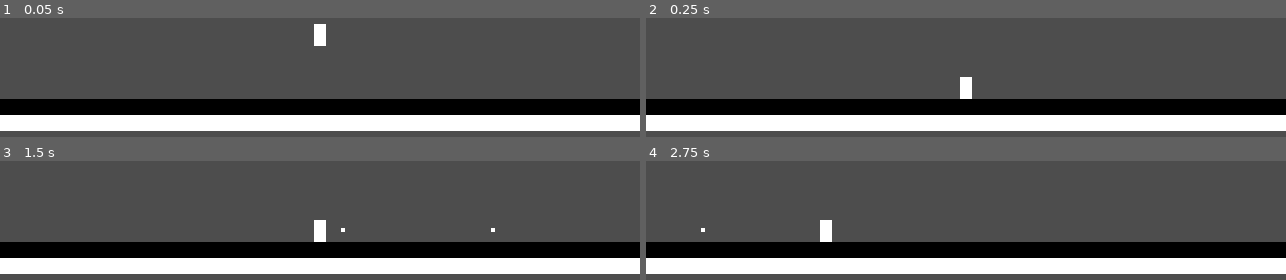
Above: before the commit, frames 1-4 (two rows, left to right).
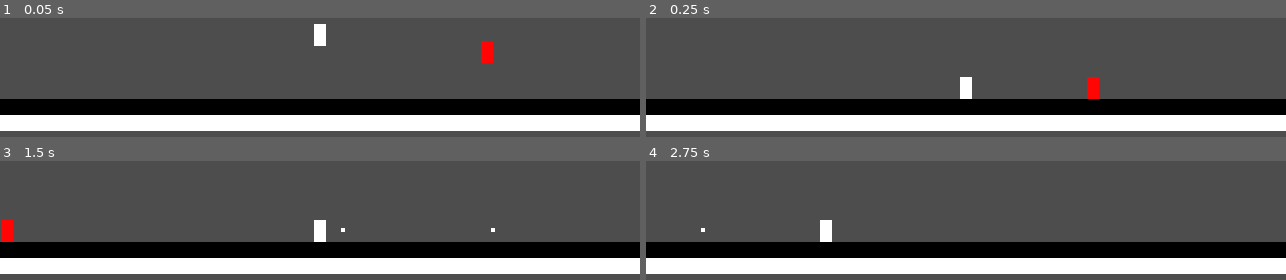
Above: after the commit, the same moments.

Repository: joashneves/RunAndShooter
Game: Godot game, scene res://Scene/Cena/Level.tscn
Two runs of this game, one before a commit and one after it. Both use one fixed random seed, a clock stepped at 60 frames per second and the inputs below.
Inputs (mouse positions are in pixels of both pictures, inside the frame that each line leads up to):
- Up to frame 1 (0.05 s): no input
- Up to frame 2 (0.25 s): no input
- Up to frame 3 (1.5 s): move the mouse to (460, 174) at 0.52 s; hold D (tecla_direita) from 0.53 s (still down); click (460, 174) at 0.6 s; tap Space (pular) at 0.77 s; move the mouse to (192, 209) at 1.27 s; click (192, 209) at 1.35 s
- Up to frame 4 (2.75 s): tap Space (pular) at 1.52 s; move the mouse to (outside the picture) at 2.02 s; release D (tecla_direita) at 2.03 s; hold Left (tecla_esquerda) from 2.03 s (still down); click (outside the picture) at 2.1 s

The runs differ from the first frame. In frame 1, 0.3% of the frame differs, in the area x 75-78%, y 19-38%; in frame 2, 0.3%; in frame 3, 0.3%; in frame 4, nothing differs.

Commit message:
cria o inimigo

Diff:
--- a/Scene/Cena/Level.tscn
+++ b/Scene/Cena/Level.tscn
@@ -3,6 +3,7 @@
 [ext_resource type="PackedScene" uid="uid://dkxp38m4xj7dk" path="res://Scene/Player/player.tscn" id="1_3j58g"]
 [ext_resource type="Texture2D" uid="uid://cpa55wjgwhnym" path="res://Assets/Sprite-0001.png" id="2_3j58g"]
 [ext_resource type="PackedScene" uid="uid://dsyp22l6y0mkb" path="res://Scene/Camera/camera_de_level.tscn" id="3_hd250"]
+[ext_resource type="PackedScene" uid="uid://wjvpxhewn7yp" path="res://Scene/Inimigos/Inimigo_base/inimigo.tscn" id="4_3o5mm"]
 
 [sub_resource type="RectangleShape2D" id="RectangleShape2D_3j58g"]
 size = Vector2(16, 16)
@@ -13,8 +14,12 @@
 position = Vector2(0, -9)
 
 [node name="StaticBody2D2" type="StaticBody2D" parent="." unique_id=1379029840]
+light_mask = 3
+visibility_layer = 3
 position = Vector2(1312.0001, 33)
 scale = Vector2(188.82195, 1)
+collision_layer = 3
+collision_mask = 3
 
 [node name="Sprite2D" type="Sprite2D" parent="StaticBody2D2" unique_id=516131244]
 texture = ExtResource("2_3j58g")
@@ -24,3 +29,6 @@
 
 [node name="CameraDeLevel" parent="." unique_id=669598116 node_paths=PackedStringArray("alvo") instance=ExtResource("3_hd250")]
 alvo = NodePath("../Player")
+
+[node name="Inimigo" parent="." unique_id=144424640 instance=ExtResource("4_3o5mm")]
+position = Vector2(87, 0)
--- /dev/null
+++ b/Scene/Inimigos/Inimigo_base/inimigo.tscn
@@ -0,0 +1,36 @@
+[gd_scene format=3 uid="uid://wjvpxhewn7yp"]
+
+[ext_resource type="Texture2D" uid="uid://bvirc5jq070d8" path="res://Assets/player_temp.png" id="1_37wxc"]
+[ext_resource type="Script" uid="uid://dllqig3lermqi" path="res://Scene/Inimigos/Inimigo_base/inimigo_base.gd" id="1_pfh8l"]
+
+[sub_resource type="SpriteFrames" id="SpriteFrames_3o5mm"]
+animations = [{
+"frames": [{
+"duration": 1.0,
+"texture": ExtResource("1_37wxc")
+}],
+"loop": true,
+"name": &"default",
+"speed": 5.0
+}]
+
+[sub_resource type="RectangleShape2D" id="RectangleShape2D_3o5mm"]
+size = Vector2(6, 11)
+
+[node name="Inimigo" type="CharacterBody2D" unique_id=144424640]
+collision_layer = 2
+collision_mask = 2
+script = ExtResource("1_pfh8l")
+
+[node name="AnimatedSprite2D" type="AnimatedSprite2D" parent="." unique_id=2028544022]
+modulate = Color(1, 0.023529412, 0.015686275, 1)
+sprite_frames = SubResource("SpriteFrames_3o5mm")
+
+[node name="CollisionShape2D" type="CollisionShape2D" parent="." unique_id=700590504]
+position = Vector2(0, 0.5)
+shape = SubResource("RectangleShape2D_3o5mm")
+
+[node name="VisibleOnScreenEnabler2D" type="VisibleOnScreenEnabler2D" parent="." unique_id=1554563176]
+scale = Vector2(0.30248886, 0.5429862)
+
+[connection signal="screen_entered" from="VisibleOnScreenEnabler2D" to="." method="_on_visible_on_screen_enabler_2d_screen_entered"]
--- /dev/null
+++ b/Scene/Inimigos/Inimigo_base/inimigo_base.gd
@@ -0,0 +1,25 @@
+extends CharacterBody2D
+class_name Inimigo_base
+
+@export var velocidade : float = 100;
+
+var inimigo_na_tela : bool = false
+var direcao : Vector2 = Vector2.LEFT
+
+# Get the gravity from the project settings to be synced with RigidBody nodes.
+var gravity: int = ProjectSettings.get_setting("physics/2d/default_gravity")
+
+
+func _physics_process(delta: float) -> void:
+	if not inimigo_na_tela: return
+	print("andando")
+	if not is_on_floor():
+		velocity.y += gravity * delta
+
+	position += direcao * velocidade * delta
+
+	move_and_slide()
+
+func _on_visible_on_screen_enabler_2d_screen_entered() -> void:
+	print("oi to na tela")
+	inimigo_na_tela = true
--- a/Scene/Player/player.gd
+++ b/Scene/Player/player.gd
@@ -23,7 +23,6 @@
 	var tiro = TIRO_PLAYER_BASE.instantiate()
 	tiro.global_position = global_position
 	tiro.direcao = direcao_visao_var
-
 	get_tree().root.add_child(tiro)
 
 func movimento(delta : float):
--- a/Scene/Player/tiro_player_base.gd
+++ b/Scene/Player/tiro_player_base.gd
@@ -10,4 +10,5 @@
 	position += direcao * velocidade_da_bala * delta
 
 func _on_visible_on_screen_enabler_2d_screen_exited() -> void:
+	print("Sumi!")
 	queue_free()
Not shown, added: Scene/Inimigos/Inimigo_base/inimigo_base.gd.uid
